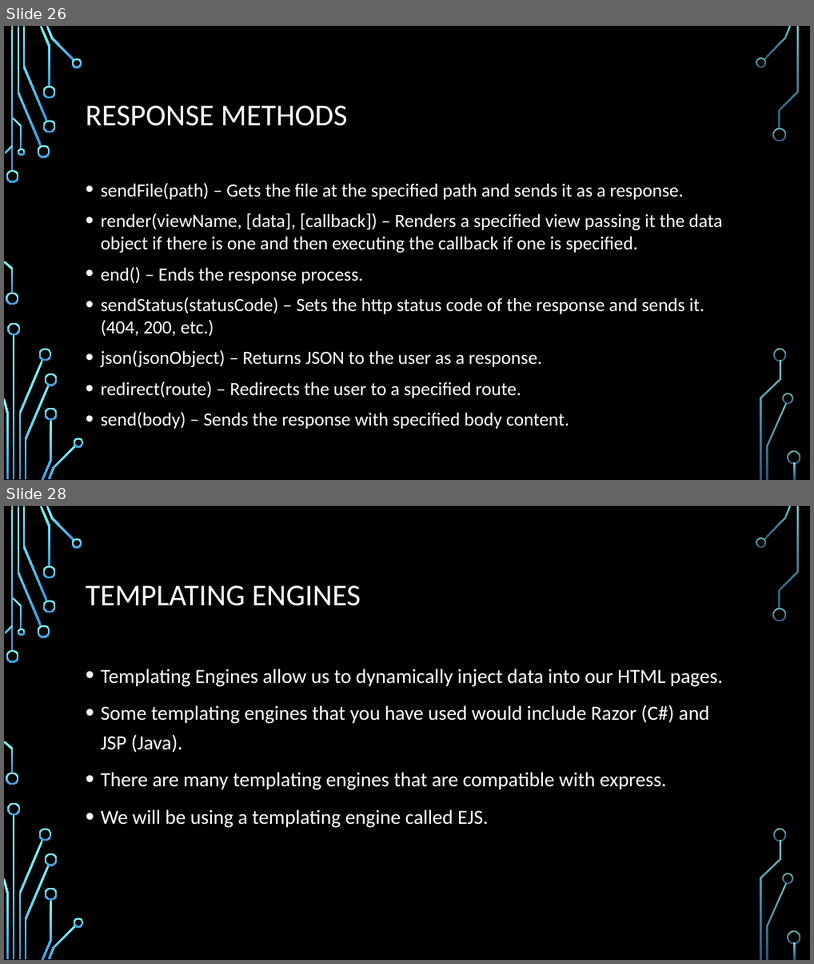
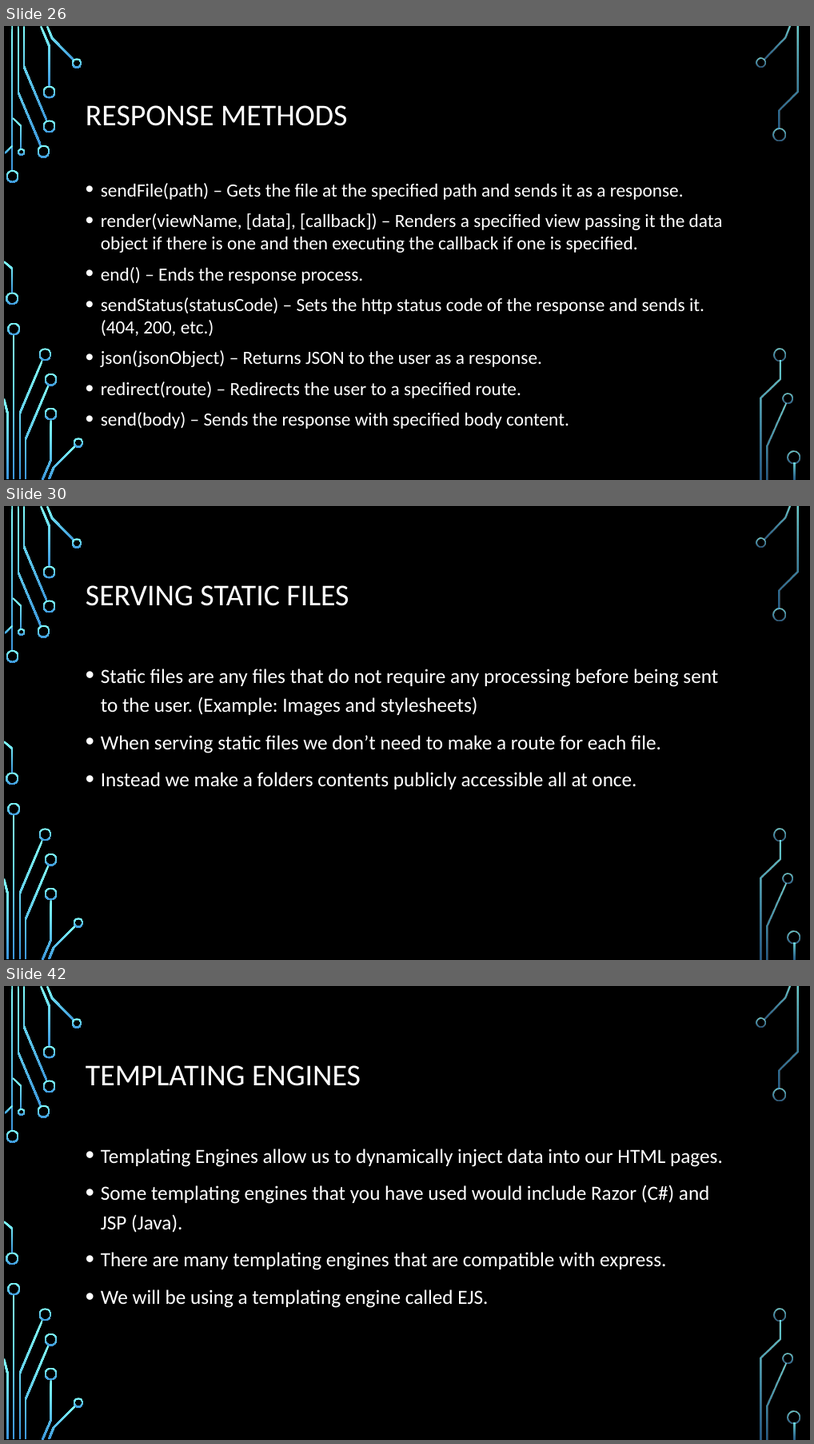
Before and after one commit to aliceroherty/ResearchProject, a slide deck: Presentation/Node.pptx. Shown one above the other, each under a label of ours: slides 26 and 28 before the commit, slides 26, 30 and 42 after it; the slides between them are not shown. The pictures are 814x964 and 814x1444 pixels, drawn with LibreOffice and Linux fonts; fonts in the diff are those of the drawing; background and template pictures are left out. Boxes give left, top, right and bottom in pixels: in the first picture for what was removed or moved away, otherwise in the second. Text is boxed around its words. In the diff, an @@ line names an element or a change of style, - is before the commit and + after.

```diff
--- a/Presentation/Node.pptx
+++ b/Presentation/Node.pptx
@@ slide 30 added at (4, 506, 810, 960), background picture (left out); not listed: 36 template elements that a slide beside it also shows @@
@@ title added at (86, 585, 349, 606), 36 pt, text #FFFFFF @@
+SERVING STATIC FILES
@@ text added at (101, 668, 718, 789), 24 pt, text #FFFFFF @@
+• Static files are any files that do not require any processing before being sent to the user. (Example: Images and stylesheets)
+• When serving static files we don’t need to make a route for each file.
+• Instead we make a folders contents publicly accessible all at once.
@@ what was slide 28 is now slide 42 @@
```
Also in this commit, not shown: 13 other slides added, 18 other files.
